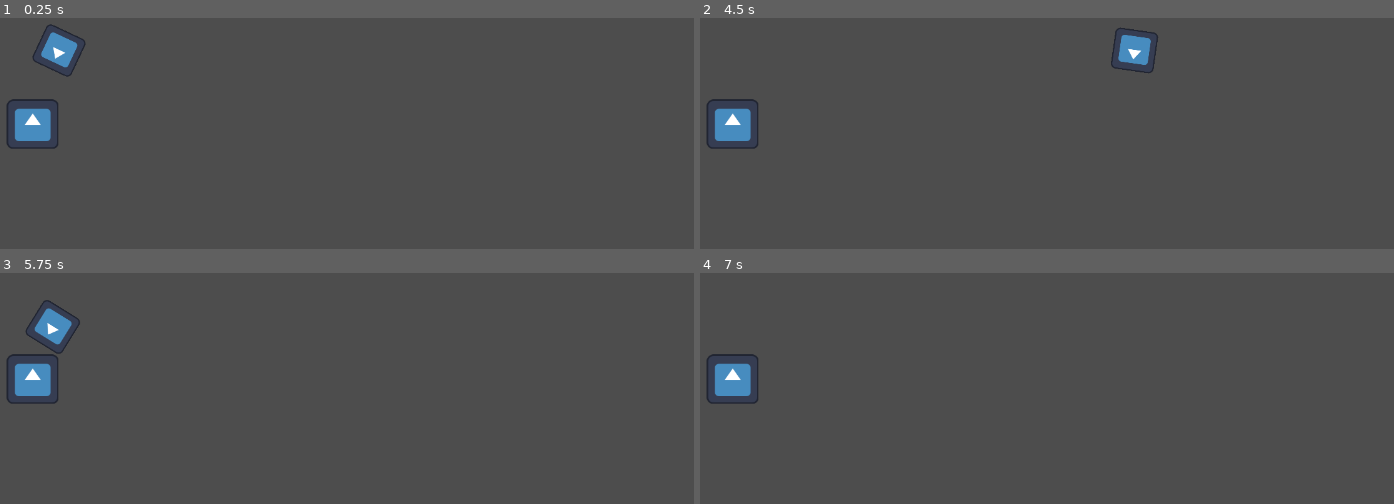
Above: before the commit, frames 1-4 (two rows, left to right).
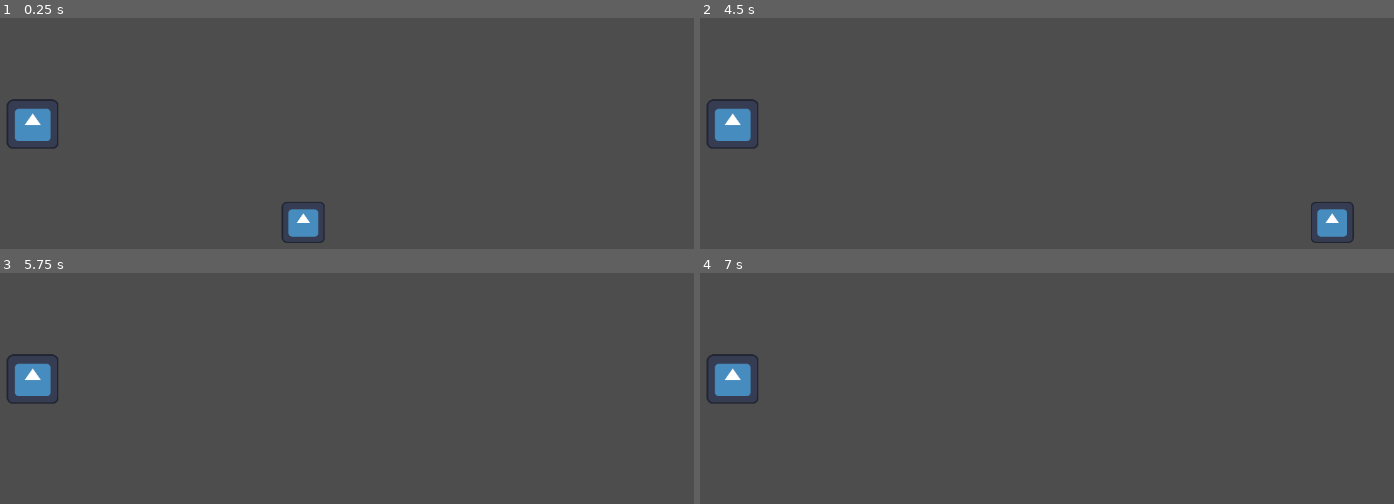
Above: after the commit, the same moments.

Repository: srabin/game_jam_controlled_chaos
Game: Godot game, scene res://world.tscn
The game is run twice, just before and just after one commit, with the same random seed, the same clock (stepped at 60 frames per second) and the same inputs. The engine's default icon, where the game draws it, is replaced by a stand-in: a white triangle on a blue panel in a dark square.
Inputs (mouse positions are in pixels of both pictures, inside the frame that each line leads up to):
- Up to frame 1 (0.25 s): no input
- Up to frame 2 (4.5 s): tap Enter at 0.5, 2.75, 4.25 s; move the mouse to (1171, 175) at 0.52 s; hold D (move_right) 0.53-1.28 s; tap Space (dash) at 0.6, 1.35, 2, 2.1, 2.85, 3.5, 3.6, 4.35 s; move the mouse to (831, 221) at 1.27 s; hold S (move_down) 1.28-2.03 s; move the mouse to (1074, 98) at 2.02 s; hold D (move_right) 2.03-2.78 s; move the mouse to (outside the picture) at 2.77 s; hold W (move_up) 2.78-3.53 s; move the mouse to (outside the picture) at 3.52 s; hold A (move_left) from 3.53 s (still down); move the mouse to (755, 131) at 4.27 s
- Up to frame 3 (5.75 s): move the mouse to (333, 453) at 5.02 s; release A (move_left) at 5.03 s; hold S (move_down) from 5.03 s (still down); tap Space (dash) at 5.1 s
- Up to frame 4 (7 s): tap Space (dash) at 5.75, 5.85, 6.6 s; move the mouse to (873, 339) at 5.77 s; release S (move_down) at 5.78 s; hold D (move_right) 5.78-6.53 s; move the mouse to (1171, 430) at 6.52 s; hold W (move_up) from 6.53 s (still down)

The runs differ from the first frame. In frame 1, 1.4% of the frame differs, in the area x 4-47%, y 2-98%; in frame 2, 1.3%; in frame 3, 0.7%; in frame 4, nothing differs.

Commit message:
look at right stick

Diff:
--- a/player.gd
+++ b/player.gd
@@ -4,8 +4,8 @@
 var is_dashing = false
 
 const SPEED = 800.0
-const DASH_SPEED = SPEED * 5
-const DECELERATION_RATE = SPEED * 0.04
+const DASH_SPEED = SPEED * 4
+const DECELERATION_RATE = SPEED * 0.02
 const ACCELLERATION_RATE = SPEED * 0.18
 
 
@@ -17,19 +17,16 @@
 	#velocity.y = 0
 
 func _process(delta: float) -> void:
-	var horizontal = Input.get_axis("move_left", "move_right")
-	var vertical = Input.get_axis("move_up", "move_down")
-	look_at(Vector2(horizontal, vertical))
+	var direction = Input.get_vector("look_left", "look_right", "look_up", "look_down")
+	var player_position = self.position
+	look_at(player_position + direction)
 
 func _physics_process(delta: float) -> void:
 	var horizontal := Input.get_axis("move_left", "move_right")
 	var vertical := Input.get_axis("move_up", "move_down")
 	var dash := Input.is_action_just_pressed("dash")
 
-	#if not is_dashing:
 	velocity.x = move_toward(velocity.x, horizontal * SPEED, ACCELLERATION_RATE)
-
-	#if not is_dashing:
 	velocity.y = move_toward(velocity.y, vertical * SPEED, ACCELLERATION_RATE)
 
 	if dash and not is_dashing:
--- a/player.tscn
+++ b/player.tscn
@@ -1,6 +1,6 @@
 [gd_scene load_steps=4 format=3 uid="uid://bsfdmaon0snvi"]
 
-[ext_resource type="Script" uid="uid://cvacjd83gn4fl" path="res://player.gd" id="1_onrkg"]
+[ext_resource type="Script" path="res://character_body_2d.gd" id="1_onrkg"]
 [ext_resource type="Texture2D" uid="uid://70e1ixpbfl1w" path="res://icon.svg" id="2_i3pqv"]
 
 [sub_resource type="RectangleShape2D" id="RectangleShape2D_8mm7a"]
--- a/project.godot
+++ b/project.godot
@@ -11,7 +11,7 @@
 [application]
 
 config/name="game_jam_controlled_chaos"
-run/main_scene="res://world.tscn"
+run/main_scene="uid://l8i31yh5oyq8"
 config/features=PackedStringArray("4.4", "Forward Plus")
 config/icon="res://icon.svg"
 
@@ -50,5 +50,26 @@
 "deadzone": 0.2,
 "events": [Object(InputEventKey,"resource_local_to_scene":false,"resource_name":"","device":-1,"window_id":0,"alt_press …(191 unchanged characters)…
 , Object(InputEventJoypadButton,"resource_local_to_scene":false,"resource_name":"","device":-1,"button_index":0,"pressure":0.0,"pressed":true,"script":null)
+, Object(InputEventJoypadMotion,"resource_local_to_scene":false,"resource_name":"","device":-1,"axis":4,"axis_value":1.0,"script":null)
 ]
 }
+look_up={
+"deadzone": 0.2,
+"events": [Object(InputEventJoypadMotion,"resource_local_to_scene":false,"resource_name":"","device":-1,"axis":3,"axis_value":-1.0,"script":null)
+]
+}
+look_right={
+"deadzone": 0.2,
+"events": [Object(InputEventJoypadMotion,"resource_local_to_scene":false,"resource_name":"","device":-1,"axis":2,"axis_value":1.0,"script":null)
+]
+}
+look_down={
+"deadzone": 0.2,
+"events": [Object(InputEventJoypadMotion,"resource_local_to_scene":false,"resource_name":"","device":-1,"axis":3,"axis_value":1.0,"script":null)
+]
+}
+look_left={
+"deadzone": 0.2,
+"events": [Object(InputEventJoypadMotion,"resource_local_to_scene":false,"resource_name":"","device":-1,"axis":2,"axis_value":-1.0,"script":null)
+]
+}
--- a/world.tscn
+++ b/world.tscn
@@ -1,15 +1,13 @@
-[gd_scene load_steps=4 format=3 uid="uid://bupbdiq2fg36y"]
+[gd_scene load_steps=5 format=3 uid="uid://l8i31yh5oyq8"]
 
 [ext_resource type="Texture2D" uid="uid://70e1ixpbfl1w" path="res://icon.svg" id="1_fj7yv"]
 [ext_resource type="PackedScene" uid="uid://bsfdmaon0snvi" path="res://player.tscn" id="2_tlwt5"]
+[ext_resource type="Script" uid="uid://cvacjd83gn4fl" path="res://player.gd" id="3_tlwt5"]
 
 [sub_resource type="RectangleShape2D" id="RectangleShape2D_d5x1h"]
 size = Vector2(83, 78)
 
 [node name="World" type="Node2D"]
-
-[node name="CharacterBody2D" parent="." instance=ExtResource("2_tlwt5")]
-position = Vector2(264, 124)
 
 [node name="StaticBody2D" type="StaticBody2D" parent="."]
 position = Vector2(222, 242)
@@ -20,3 +18,7 @@
 
 [node name="CollisionShape2D" type="CollisionShape2D" parent="StaticBody2D"]
 shape = SubResource("RectangleShape2D_d5x1h")
+
+[node name="Player" parent="." instance=ExtResource("2_tlwt5")]
+position = Vector2(655, 399)
+script = ExtResource("3_tlwt5")
